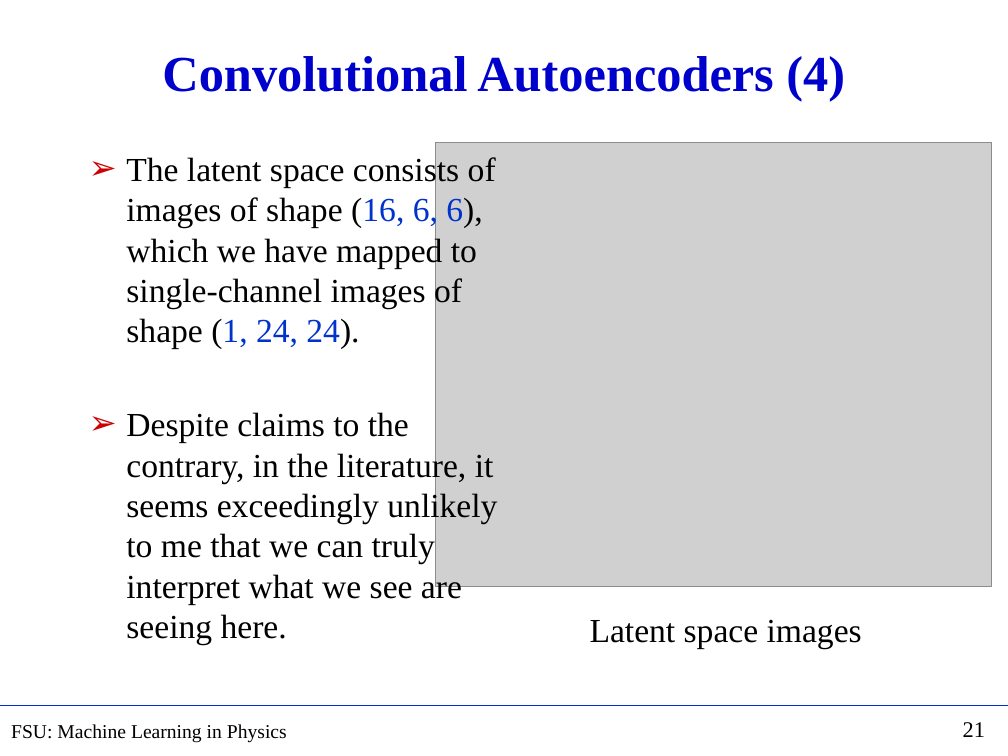
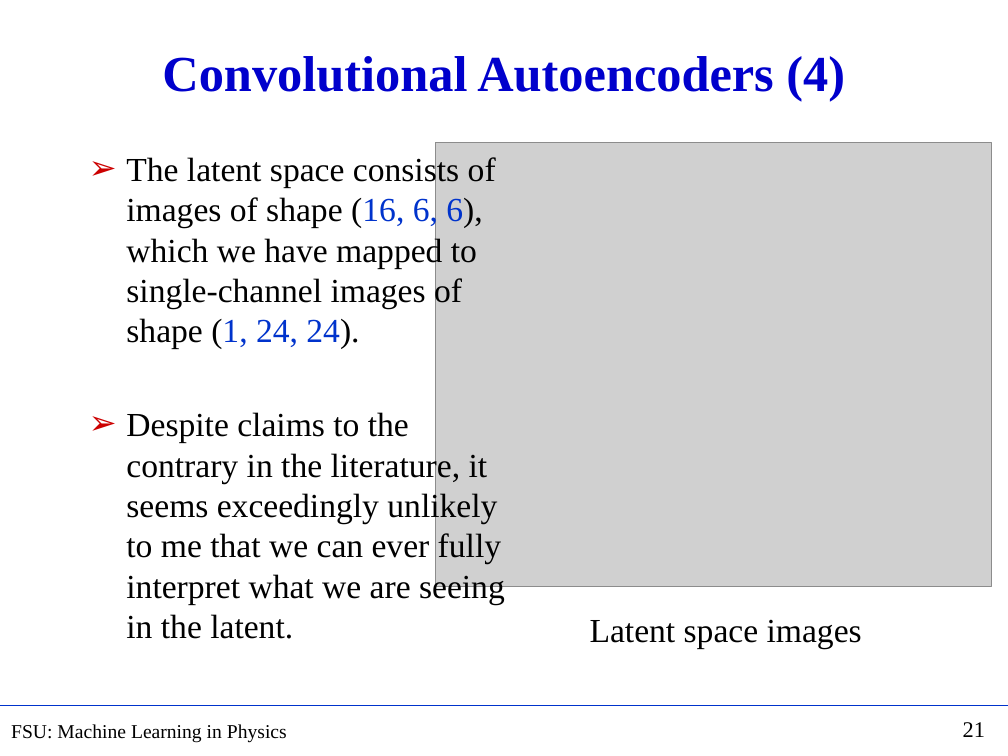
Before and after one commit to hbprosper/mlinphysics, a slide deck: slide 21 of Lectures/05.AE/Lecture_AE.pptx. Drawn at 1008x756 pixels with LibreOffice and Linux fonts; fonts in the diff are those of the drawing; grey boxes stand for pictures. Boxes give left, top, right and bottom in pixels: in the first picture for what was removed or moved away, otherwise in the second. Text is boxed around its words. In the diff, an @@ line names an element or a change of style, - is before the commit and + after.

Commit message:
small fix to AE lecture

```diff
--- a/Lectures/05.AE/Lecture_AE.pptx
+++ b/Lectures/05.AE/Lecture_AE.pptx
@@ text at [126,412,505,639]: text changed @@
-➢ Despite claims to the contrary, in the literature, it seems exceedingly unlikely to me that we can truly interpret what we see are seeing here.
+➢ Despite claims to the contrary in the literature, it seems exceedingly unlikely to me that we can ever fully interpret what we are seeing in the latent.
```
Also in this commit, not shown: 2 other files.
